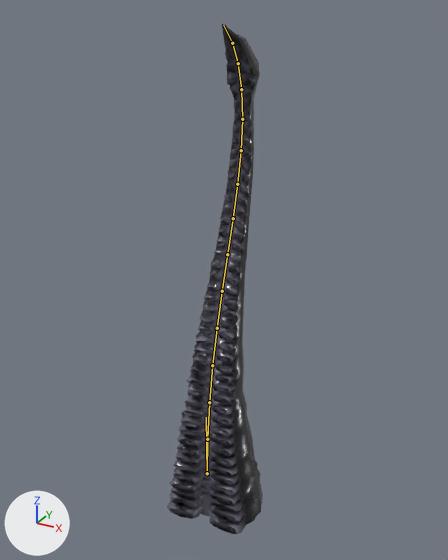
The glTF model skotos/src/assets/creatures/tentacle.glb, before and after one commit.
The view is the same before and after, from a camera (50 mm lens) standing at (2.88, -4.93, 4.09) and looking at (0.04, 0.24, 1.51). Lighting does not change. The marker at lower left points along +X, +Y and +Z. The picture after the commit comes second. Both versions are drawn at frame 84 of the action 'idle'; the numbers are the values there. The bones that bend it are drawn over the model as lines.

Names of what the first picture shows: 'tentacle_mesh'.
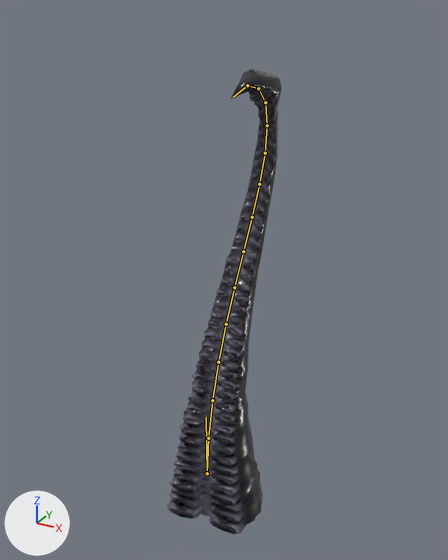
Location of each change, (x1, y1, x2, y2) in pixels of the pictures (448 x 560 px):
```json
{"object": "tentacle_mesh", "change": "posed", "before": [167, 24, 263, 534], "after": [167, 69, 282, 534], "on screen": "20% wider, 9% shorter"}
{"bone": "seg01", "before": "(207, 473) to (207, 439)", "after": "(207, 473) to (208, 438)"}
{"bone": "seg02", "before": "(207, 439) to (209, 402)", "after": "(208, 438) to (212, 400)"}
{"bone": "seg03", "before": "(209, 402) to (212, 365)", "after": "(212, 400) to (218, 362)"}
{"bone": "seg04", "before": "(212, 365) to (217, 328)", "after": "(218, 362) to (226, 324)"}
{"bone": "seg06", "before": "(222, 291) to (227, 254)", "after": "(234, 287) to (243, 251)"}
{"bone": "seg07", "before": "(227, 254) to (233, 218)", "after": "(243, 251) to (252, 217)"}
{"bone": "seg08", "before": "(233, 218) to (237, 184)", "after": "(252, 217) to (259, 184)"}
{"bone": "seg09", "before": "(237, 184) to (241, 150)", "after": "(259, 184) to (265, 153)"}
{"bone": "seg10", "before": "(241, 150) to (242, 119)", "after": "(265, 153) to (267, 125)"}
{"bone": "seg11", "before": "(242, 119) to (241, 89)", "after": "(267, 125) to (265, 102)"}
{"bone": "seg12", "before": "(241, 89) to (238, 63)", "after": "(265, 102) to (258, 88)"}
{"bone": "seg13", "before": "(238, 63) to (232, 43)", "after": "(258, 88) to (247, 85)"}
{"bone": "seg14", "before": "(232, 43) to (223, 25)", "after": "(247, 85) to (233, 97)"}
```

Scene script edits in JSON lines:
```json
{"block": "bone_seg01", "where": "bone_seg01 = bpy.data.objects['tentacle'].pose.bones['seg01']  # child of 'root'"}
{"op": "set", "path": "bone_seg01.rotation_quaternion", "old": "(1.0, -0.027, 0.003, 0.0)", "new": "(0.999, -0.053, 0.003, 0.0)", "note": "degrees (-3, 0, 0) -> degrees (-6, 0, 0)"}
{"block": "bone_seg02", "where": "bone_seg02 = bpy.data.objects['tentacle'].pose.bones['seg02']  # child of 'seg01'"}
{"op": "set", "path": "bone_seg02.rotation_quaternion", "old": "(1.0, -0.025, 0.007, -0.004)", "new": "(0.999, -0.048, 0.007, -0.005)", "note": "degrees (-3, 1, 0) -> degrees (-5, 1, -1)"}
{"block": "bone_seg03", "where": "bone_seg03 = bpy.data.objects['tentacle'].pose.bones['seg03']  # child of 'seg02'"}
{"op": "set", "path": "bone_seg03.rotation_quaternion", "old": "(1.0, -0.018, 0.009, -0.007)", "new": "(0.999, -0.033, 0.009, -0.01)", "note": "degrees (-2, 1, -1) -> degrees (-4, 1, -1)"}
{"block": "bone_seg04", "where": "bone_seg04 = bpy.data.objects['tentacle'].pose.bones['seg04']  # child of 'seg03'"}
{"op": "set", "path": "bone_seg04.rotation_quaternion", "old": "(1.0, -0.007, 0.012, -0.01)", "new": "(1.0, -0.014, 0.012, -0.014)", "note": "degrees (-1, 1, -1) -> degrees (-2, 1, -2)"}
{"block": "bone_seg06", "where": "bone_seg06 = bpy.data.objects['tentacle'].pose.bones['seg06']  # child of 'seg05'"}
{"op": "set", "path": "bone_seg06.rotation_quaternion", "old": "(1.0, 0.016, 0.013, -0.013)", "new": "(0.999, 0.024, 0.013, -0.018)", "note": "degrees (2, 1, -1) -> degrees (3, 2, -2)"}
{"block": "bone_seg07", "where": "bone_seg07 = bpy.data.objects['tentacle'].pose.bones['seg07']  # child of 'seg06'"}
{"op": "set", "path": "bone_seg07.rotation_quaternion", "old": "(0.999, 0.033, 0.012, -0.011)", "new": "(0.999, 0.05, 0.012, -0.015)", "note": "degrees (4, 1, -1) -> degrees (6, 1, -2)"}
{"block": "bone_seg08", "where": "bone_seg08 = bpy.data.objects['tentacle'].pose.bones['seg08']  # child of 'seg07'"}
{"op": "set", "path": "bone_seg08.rotation_quaternion", "old": "(0.999, 0.049, 0.009, -0.007)", "new": "(0.997, 0.075, 0.01, -0.01)", "note": "degrees (6, 1, -1) -> degrees (9, 1, -1)"}
{"block": "bone_seg09", "where": "bone_seg09 = bpy.data.objects['tentacle'].pose.bones['seg09']  # child of 'seg08'"}
{"op": "set", "path": "bone_seg09.rotation_quaternion", "old": "(0.998, 0.057, 0.006, -0.001)", "new": "(0.996, 0.091, 0.006, -0.002)", "note": "degrees (6, 1, 0) -> degrees (10, 1, 0)"}
{"block": "bone_seg10", "where": "bone_seg10 = bpy.data.objects['tentacle'].pose.bones['seg10']  # child of 'seg09'"}
{"op": "set", "path": "bone_seg10.rotation_quaternion", "old": "(0.998, 0.06, 0.002, 0.005)", "new": "(0.994, 0.105, 0.002, 0.008)", "note": "degrees (7, 0, 1) -> degrees (12, 0, 1)"}
{"block": "bone_seg11", "where": "bone_seg11 = bpy.data.objects['tentacle'].pose.bones['seg11']  # child of 'seg10'"}
{"op": "set", "path": "bone_seg11.rotation_quaternion", "old": "(0.998, 0.064, -0.002, 0.012)", "new": "(0.992, 0.125, -0.004, 0.017)", "note": "degrees (7, 0, 1) -> degrees (14, -1, 2)"}
{"block": "bone_seg12", "where": "bone_seg12 = bpy.data.objects['tentacle'].pose.bones['seg12']  # child of 'seg11'"}
{"op": "set", "path": "bone_seg12.rotation_quaternion", "old": "(0.997, 0.07, -0.007, 0.018)", "new": "(0.988, 0.155, -0.009, 0.025)", "note": "degrees (8, -1, 2) -> degrees (18, -1, 3)"}
{"block": "bone_seg13", "where": "bone_seg13 = bpy.data.objects['tentacle'].pose.bones['seg13']  # child of 'seg12'"}
{"op": "set", "path": "bone_seg13.rotation_quaternion", "old": "(0.997, 0.079, -0.01, 0.021)", "new": "(0.979, 0.202, -0.015, 0.029)", "note": "degrees (9, -1, 2) -> degrees (23, -2, 3)"}
{"block": "bone_seg14", "where": "bone_seg14 = bpy.data.objects['tentacle'].pose.bones['seg14']  # child of 'seg13'"}
{"op": "set", "path": "bone_seg14.rotation_quaternion", "old": "(0.995, 0.094, -0.013, 0.022)", "new": "(0.961, 0.274, -0.02, 0.028)", "note": "degrees (11, -2, 2) -> degrees (32, -3, 3)"}
```
